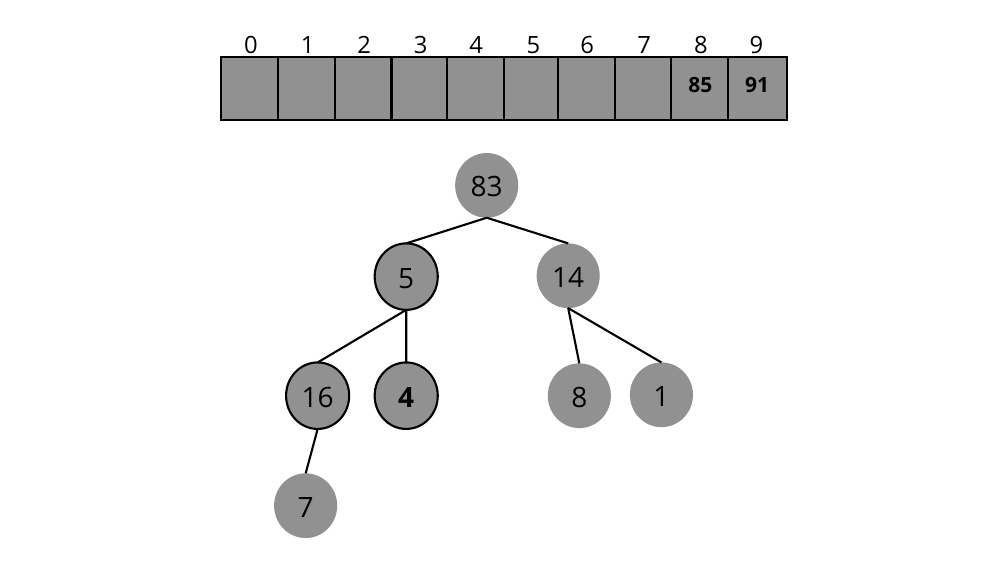
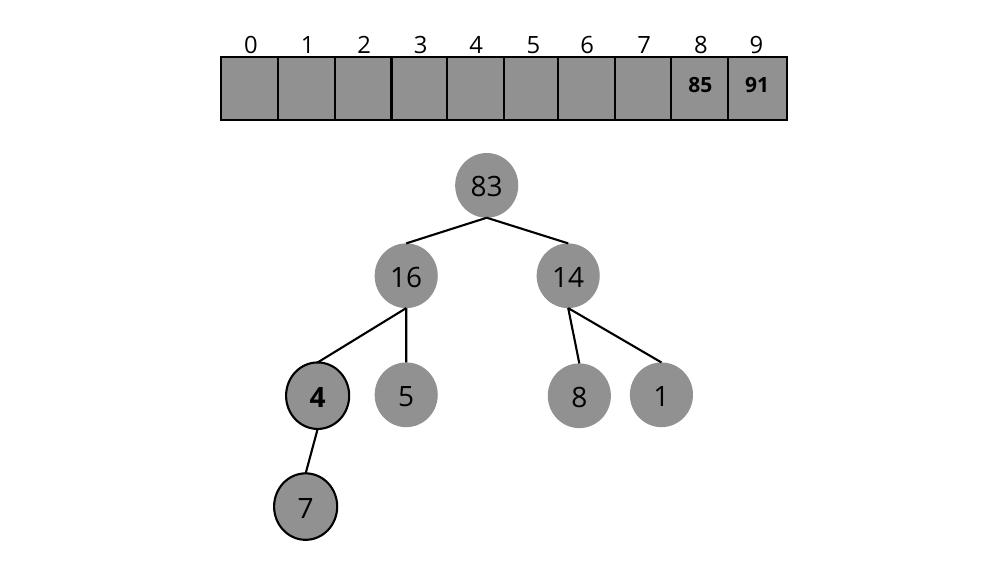
Before and after one commit to unibrasil-programacao-computadores/tp-heapsort, a slide deck: slide 33 of Heap_Sort.pptx. Drawn at 1008x567 pixels with LibreOffice and Linux fonts; fonts in the diff are those of the drawing. Boxes give left, top, right and bottom in pixels: in the first picture for what was removed or moved away, otherwise in the second. Text is boxed around its words. In the diff, an @@ line names an element or a change of style, - is before the commit and + after.

```diff
--- a/Heap_Sort.pptx
+++ b/Heap_Sort.pptx
@@ freeform shape at (374,243,437,308): outline #000000 3 pt to none; outline redrawn @@
@@ text at (390,267,422,287): text changed @@
-5
+16
@@ text "4": place and size @@
-text "4" at (398,387,414,407)
+text "4" at (310,387,326,407)
@@ text removed at (302,387,334,407) @@
-16
@@ freeform shape at (374,362,437,427): outline #000000 3 pt to none; outline redrawn @@
@@ text added at (398,386,414,406), 40 pt, text #000000 @@
+5
@@ freeform shape at (274,473,337,540): outline none to #000000 3 pt; outline redrawn @@
```
Also in this commit, not shown: 45 other slides changed, 3 slides removed.
